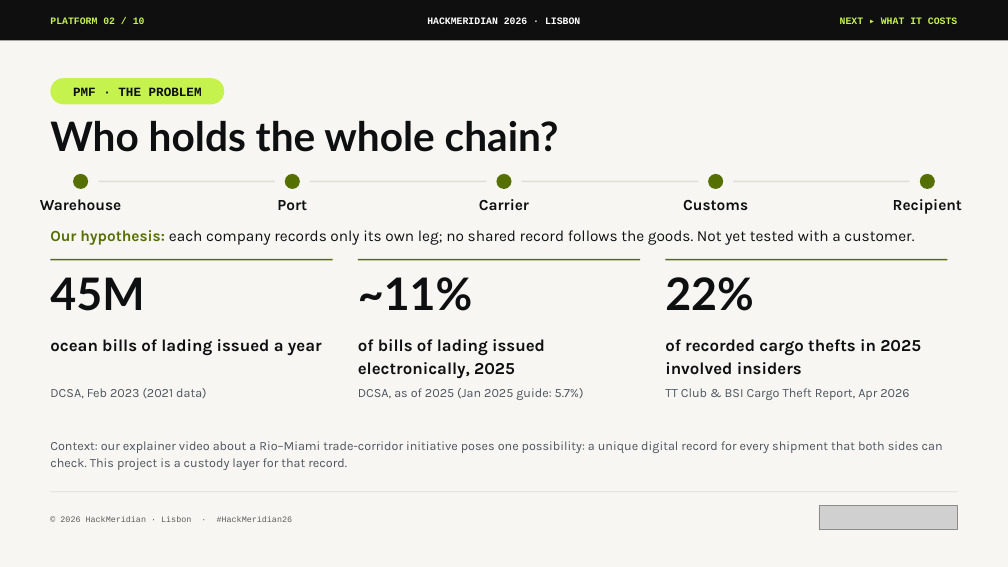
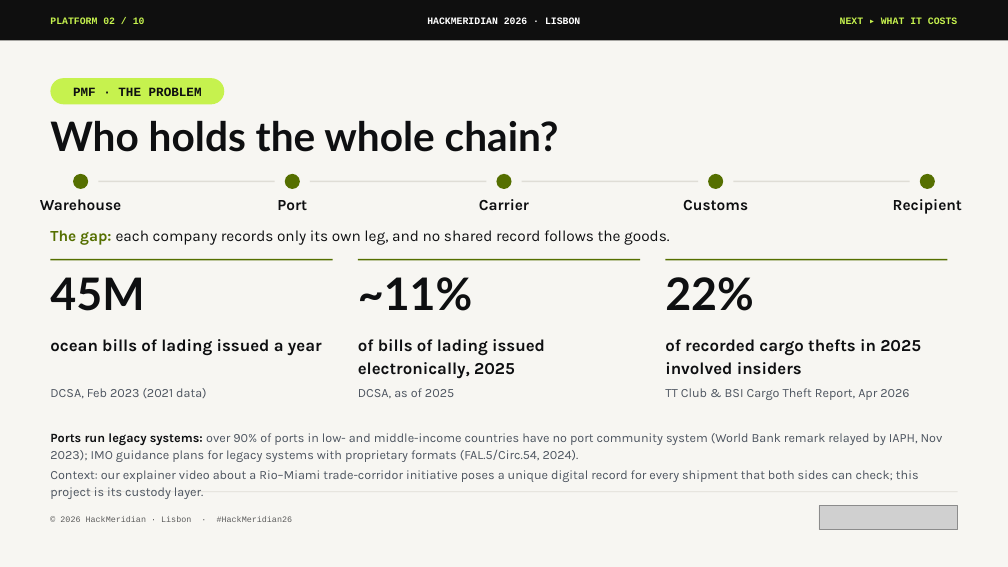
Before and after one commit to pwsaragossy/hackmeridian-cos, a slide deck: slide 2 of projects/hackmeridian-rail/deck/radox-custody-rail.pptx. Drawn at 1008x567 pixels with LibreOffice and Linux fonts; fonts in the diff are those of the drawing; grey boxes stand for pictures. Boxes give left, top, right and bottom in pixels: in the first picture for what was removed or moved away, otherwise in the second. Text is boxed around its words. In the diff, an @@ line names an element or a change of style, - is before the commit and + after.

```diff
--- a/projects/hackmeridian-rail/deck/radox-custody-rail.pptx
+++ b/projects/hackmeridian-rail/deck/radox-custody-rail.pptx
@@ text at (50,230,669,245): text changed @@
-Our hypothesis: each company records only its own leg; no shared record follows the goods. Not yet tested with a customer.
+The gap: each company records only its own leg, and no shared record follows the goods.
@@ text at (358,388,454,398): text changed @@
-DCSA, as of 2025 (Jan 2025 guide: 5.7%)
+DCSA, as of 2025
@@ text at (50,433,943,499): text changed @@
-Context: our explainer video about a Rio–Miami trade-corridor initiative poses one possibility: a unique digital record for every shipment that both sides can check. This project is a custody layer for that record.
+Ports run legacy systems: over 90% of ports in low- and middle-income countries have no port community system (World Bank remark relayed by IAPH, Nov 2023); IMO guidance plans for legacy systems with proprietary formats (FAL.5/Circ.54, 2024).
+Context: our explainer video about a Rio–Miami trade-corridor initiative poses a unique digital record for every shipment that both sides can check; this project is its custody layer.
```
Also in this commit, not shown: 8 other slides changed, 12 other files.
